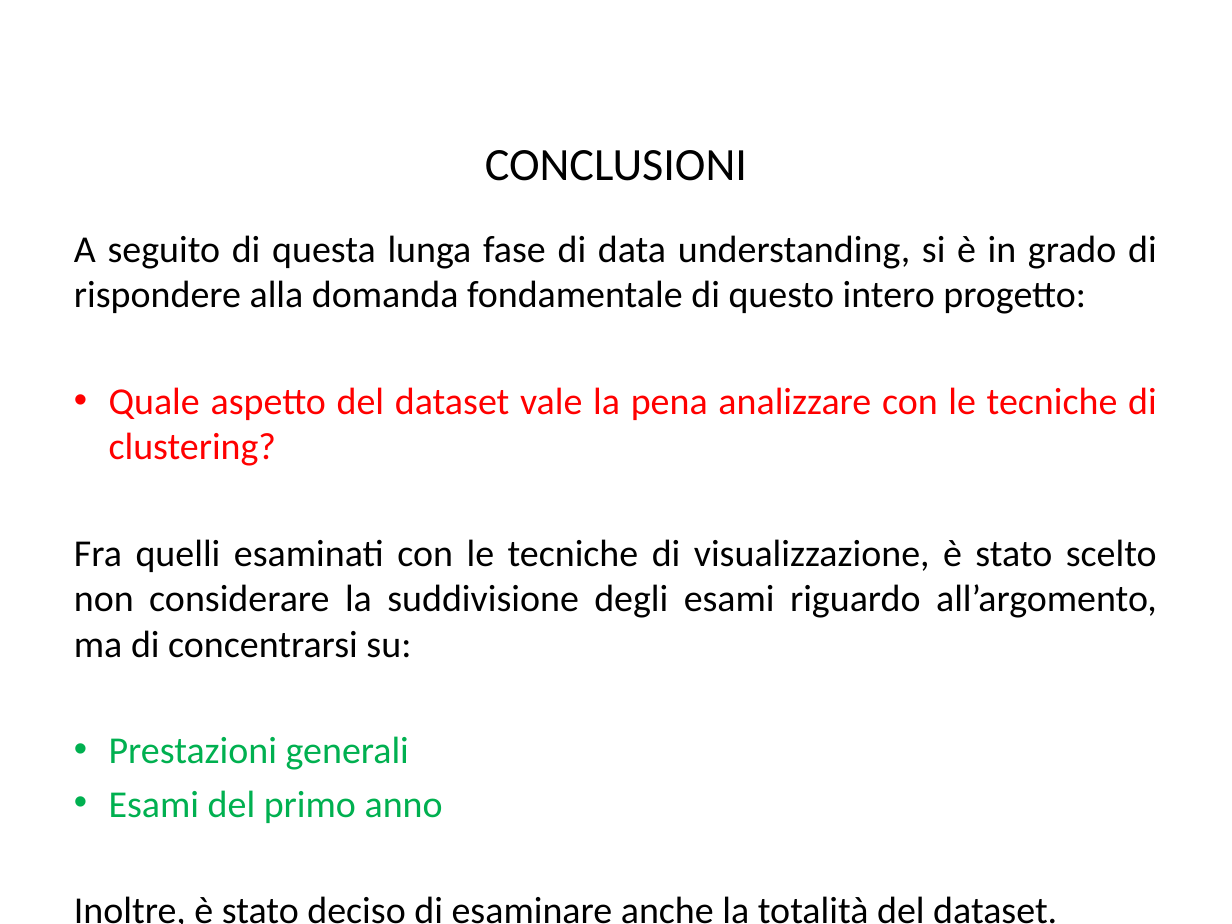
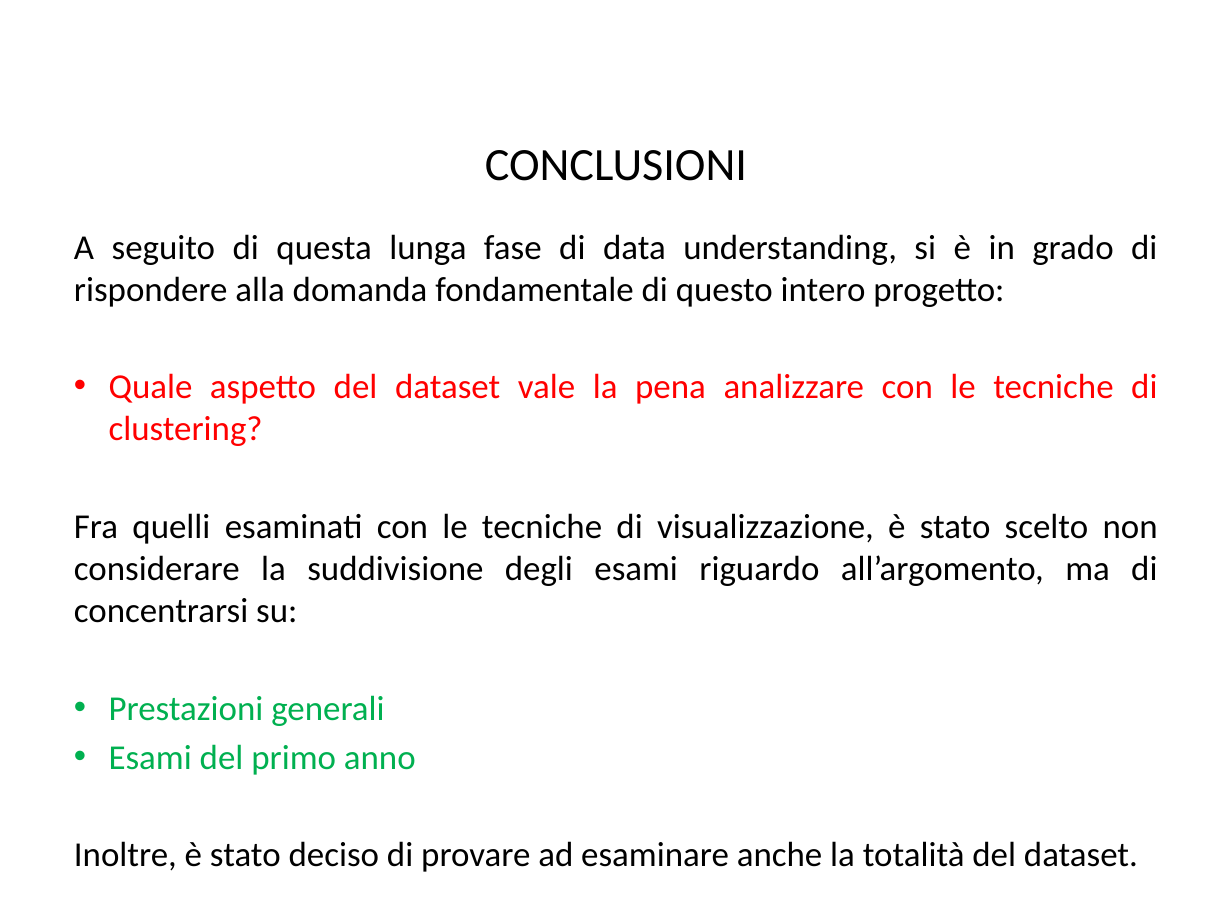
Before and after one commit to BlacknDecker/unifi, a slide deck: slide 30 of relazione.pptx. Drawn at 1232x924 pixels with LibreOffice and Linux fonts; fonts in the diff are those of the drawing; background and template pictures are left out. Boxes give left, top, right and bottom in pixels: in the first picture for what was removed or moved away, otherwise in the second. Text is boxed around its words. In the diff, an @@ line names an element or a change of style, - is before the commit and + after.

```diff
--- a/relazione.pptx
+++ b/relazione.pptx
@@ text at [74, 234, 1158, 775]: size 22.2 to 20.4 pt in "A seguito di questa lunga fase di ...", "Quale aspetto del dataset vale la pena ...", "Fra quelli esaminati con le tecniche di ...", "Prestazioni generali" and 1 more places @@
@@ text at [74, 841, 1138, 872]: text changed; size 22.2 to 20.4 pt @@
-Inoltre, è stato deciso di esaminare anche la totalità del dataset.
+Inoltre, è stato deciso di provare ad esaminare anche la totalità del dataset.
```
Also in this commit, not shown: 10 other slides changed, 2 slides added, 1 slide removed.
